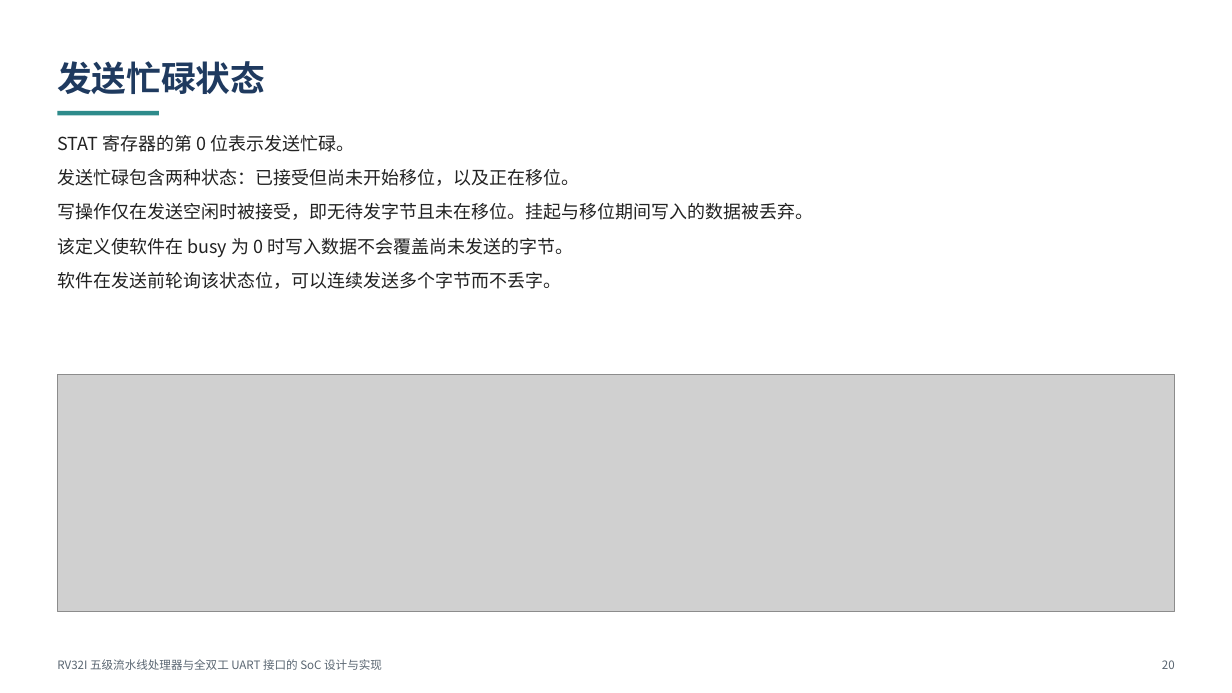
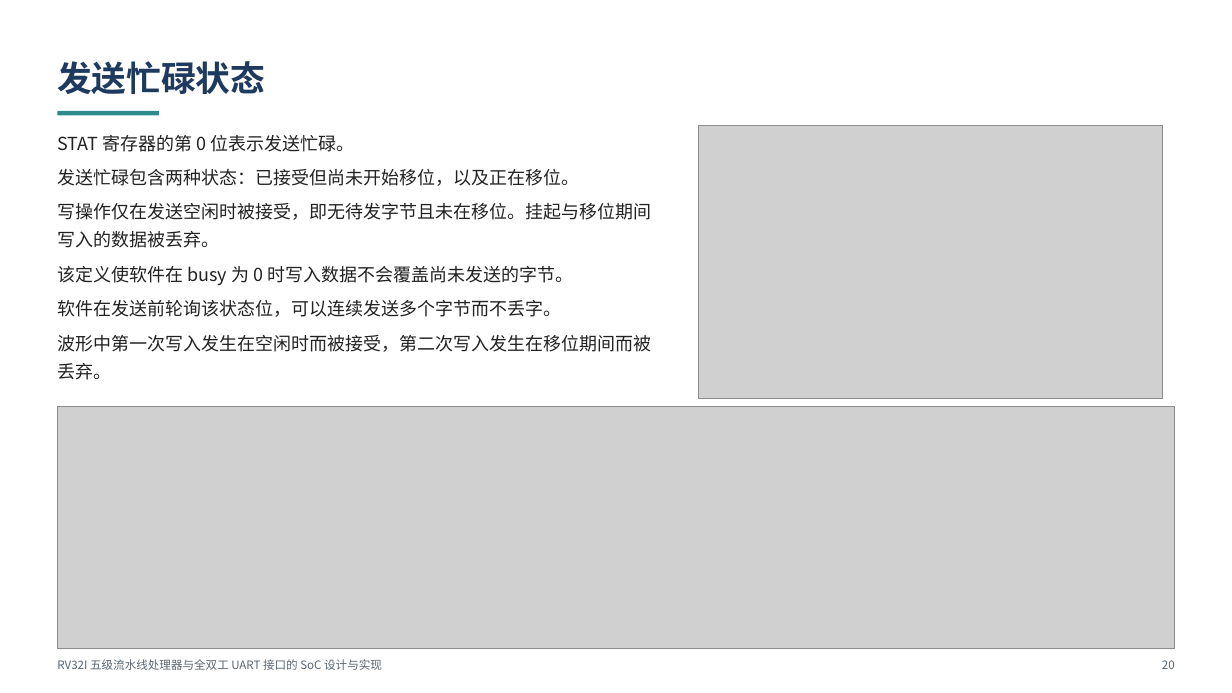
Before and after one commit to StarryReverie/board, a slide deck: slide 20 of ppt/out/课程设计_验收答辩.pptx. Drawn at 1232x693 pixels with LibreOffice and Linux fonts; fonts in the diff are those of the drawing; grey boxes stand for pictures. Boxes give left, top, right and bottom in pixels: in the first picture for what was removed or moved away, otherwise in the second. Text is boxed around its words. In the diff, an @@ line names an element or a change of style, - is before the commit and + after.

Commit message:
docs(ppt): 实验二波形页、分工页与下板实拍接入
- 帧格式与波特率 / 发送忙碌状态 / 统一编址 三页改 right-bottom，各配人工截图 + 聚焦重绘波形（exp2-duplex / exp2-mmio）

- 分工页与封面组员（柯宁皓为组长，列首）；封面补日期 2026 年 9 月 18 日

- 下板页补现场实拍图 ppt/assets/下板终端日志.jpg；outline.md 同步

- 重建 pptx（36 页，无占位）

```diff
--- a/ppt/out/课程设计_验收答辩.pptx
+++ b/ppt/out/课程设计_验收答辩.pptx
@@ picture added at box(699, 126, 1163, 398) @@
@@ text at box(57, 335, 652, 380): paragraph added @@
+波形中第一次写入发生在空闲时而被接受，第二次写入发生在移位期间而被丢弃。
@@ picture: place and size @@
-picture at box(57, 374, 1175, 612)
+picture at box(57, 407, 1175, 649)
```
Also in this commit, not shown: 5 other slides changed, 3 other files.
